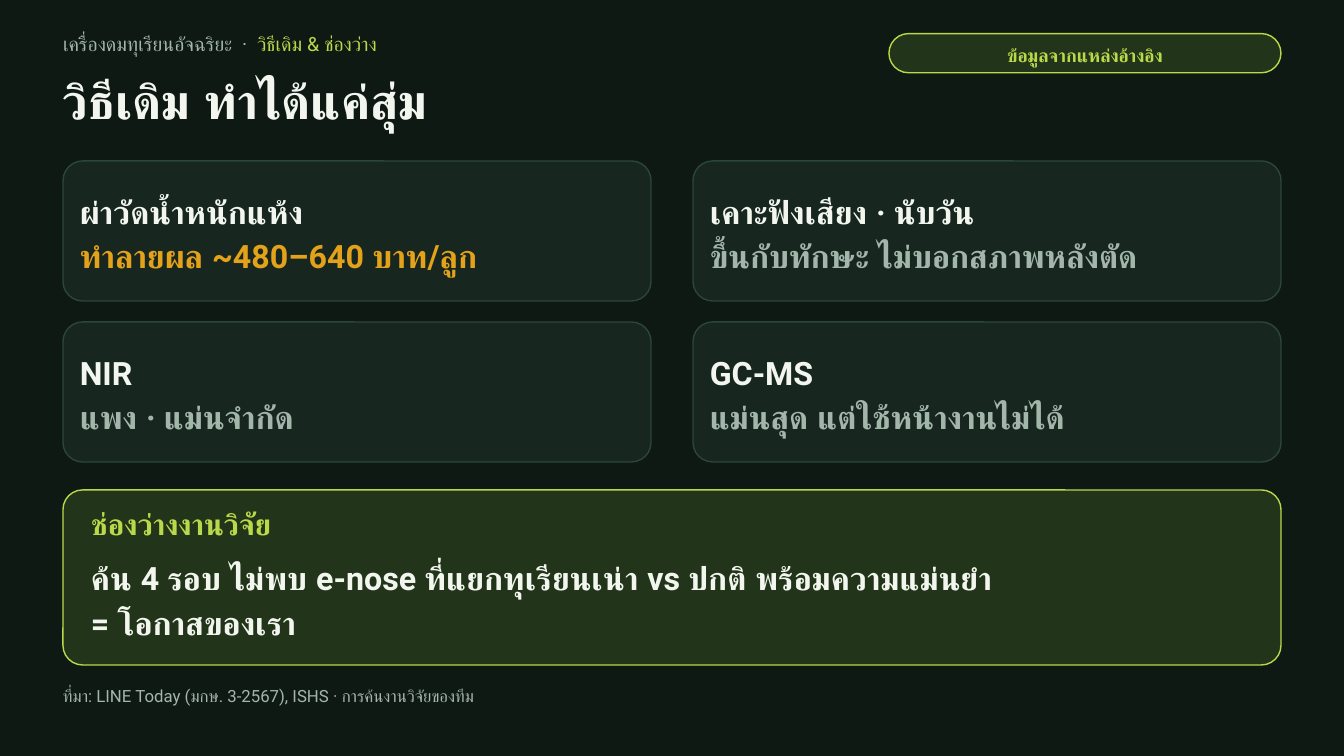
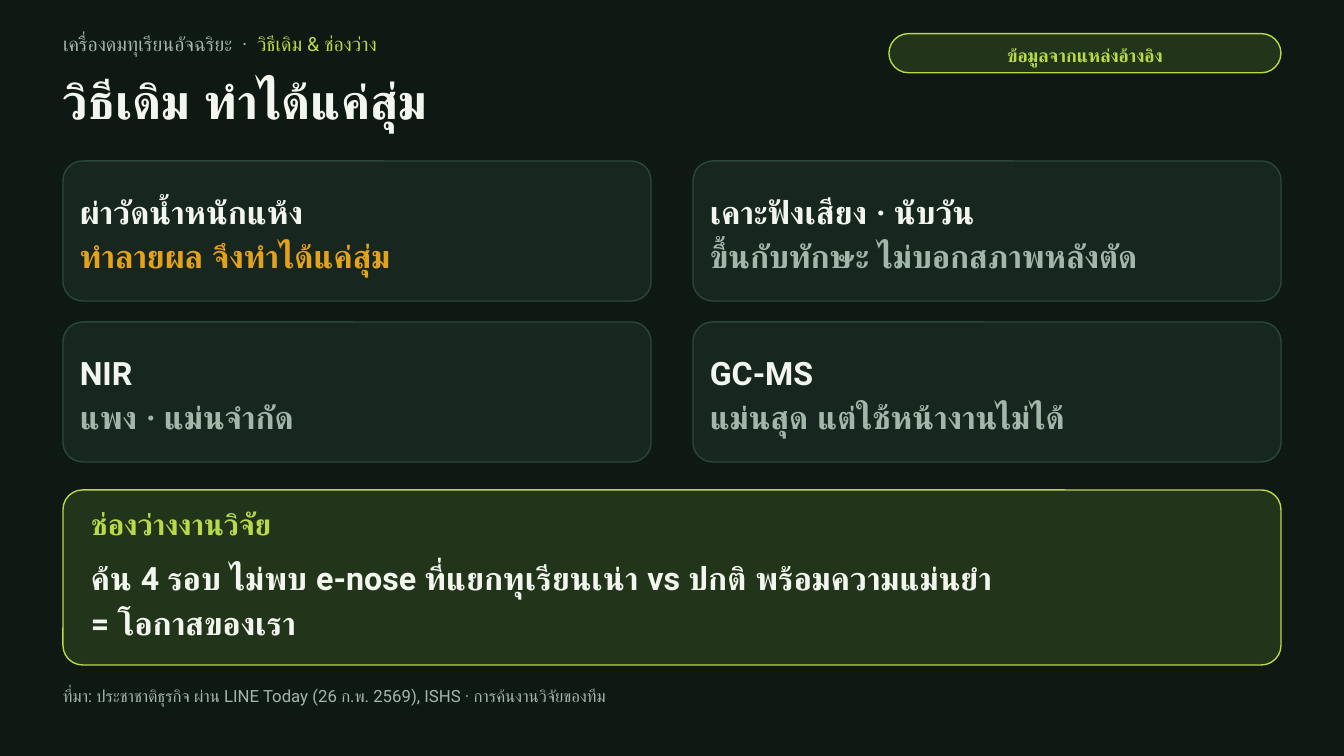
Before and after one commit to moolek02/e-nose-hub, a slide deck: slide 4 of docs/e-nose-pitch-deck-v2.pptx. Drawn at 1344x756 pixels with LibreOffice and Linux fonts; fonts in the diff are those of the drawing. Boxes give left, top, right and bottom in pixels: in the first picture for what was removed or moved away, otherwise in the second. Text is boxed around its words. In the diff, an @@ line names an element or a change of style, - is before the commit and + after.

```diff
--- a/docs/e-nose-pitch-deck-v2.pptx
+++ b/docs/e-nose-pitch-deck-v2.pptx
@@ text at [80, 243, 390, 278]: text changed @@
-ทำลายผล ~480–640 บาท/ลูก
+ทำลายผล จึงทำได้แค่สุ่ม
@@ text at [63, 689, 606, 707]: text changed @@
-ที่มา: LINE Today (มกษ. 3-2567), ISHS · การค้นงานวิจัยของทีม
+ที่มา: ประชาชาติธุรกิจ ผ่าน LINE Today (26 ก.พ. 2569), ISHS · การค้นงานวิจัยของทีม
```
Also in this commit, not shown: 7 other files.
